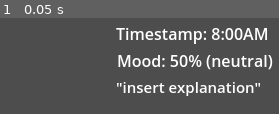
Above: before the commit, frame 1.
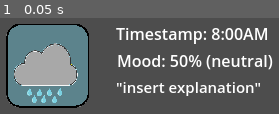
Above: after the commit, the same moment.

Repository: chisatonishikigi479/Hack-Washu-Project-2025-Repo-v2
Game: Godot game, scene res://record_item.tscn
Two runs of this game, one before a commit and one after it. Both use one fixed random seed, a clock stepped at 60 frames per second and the inputs below. This scene is started directly instead of the project's main scene.
Inputs:
- Up to frame 1 (0.05 s): no input

The runs differ from the first frame. In frame 1, 25% of the frame differs, in the area x 2-32%, y 6-94%.
Error in both runs: Invalid access of index '0' on a base object of type: 'Array'. (res://record_item.gd:11)

Commit message:
now done

Diff:
--- a/record_item.gd
+++ b/record_item.gd
@@ -13,14 +13,19 @@
 		var comment = ""
 		if mood <= 0.2:
 			comment = "very down"
+			$WeatherIcon.play("0percent")
 		elif mood > 0.2 and mood <= 0.4:
 			comment = "down"
+			$WeatherIcon.play("20percent")
 		elif mood > 0.4 and mood < 0.6:
 			comment = "neutral"
+			$WeatherIcon.play("40percent")
 		elif mood >= 0.6 and mood < 0.8:
 			comment = "cheerful"
+			$WeatherIcon.play("80percent")
 		elif mood >= 0.8 and mood <= 1.0:
 			comment = "very cheerful"
+			$WeatherIcon.play("100percent")
 		$MoodLabel.text = "Mood: " + str(int(mood * 100.0)) + "%" + " (" + comment + ")"
 		$ExplanationLabel.text = "Your Thoughts: " + "\"" + GlobalData.prompt_responses_during_day[index] + "\""
 
--- a/record_item.tscn
+++ b/record_item.tscn
@@ -1,12 +1,63 @@
-[gd_scene load_steps=2 format=3 uid="uid://dkc2yw0uygx2f"]
+[gd_scene load_steps=8 format=3 uid="uid://dkc2yw0uygx2f"]
 
 [ext_resource type="Script" uid="uid://db7sthfbn2y1g" path="res://record_item.gd" id="1_jd0rc"]
+[ext_resource type="Texture2D" uid="uid://cd0cchs8rg8ui" path="res://0_icontransparent.png" id="2_h2de7"]
+[ext_resource type="Texture2D" uid="uid://bhst1xhmp4wd5" path="res://100_icontransparent.png" id="3_hie51"]
+[ext_resource type="Texture2D" uid="uid://dbsqcm00v0ayf" path="res://20_icontransparent.png" id="3_wflej"]
+[ext_resource type="Texture2D" uid="uid://ddjpojyj0cmai" path="res://40_icontransparent.png" id="4_88pdg"]
+[ext_resource type="Texture2D" uid="uid://b56s3o855gkpj" path="res://80_icontransparent.png" id="6_hie51"]
+
+[sub_resource type="SpriteFrames" id="SpriteFrames_wflej"]
+animations = [{
+"frames": [{
+"duration": 1.0,
+"texture": ExtResource("2_h2de7")
+}],
+"loop": true,
+"name": &"0percent",
+"speed": 5.0
+}, {
+"frames": [{
+"duration": 1.0,
+"texture": ExtResource("3_hie51")
+}],
+"loop": true,
+"name": &"100percent",
+"speed": 5.0
+}, {
+"frames": [{
+"duration": 1.0,
+"texture": ExtResource("3_wflej")
+}],
+"loop": true,
+"name": &"20percent",
+"speed": 5.0
+}, {
+"frames": [{
+"duration": 1.0,
+"texture": ExtResource("4_88pdg")
+}],
+"loop": true,
+"name": &"40percent",
+"speed": 5.0
+}, {
+"frames": [{
+"duration": 1.0,
+"texture": ExtResource("6_hie51")
+}],
+"loop": true,
+"name": &"80percent",
+"speed": 5.0
+}]
 
 [node name="RecordItem" type="Node2D"]
 script = ExtResource("1_jd0rc")
 
 [node name="WeatherIcon" type="AnimatedSprite2D" parent="."]
-position = Vector2(60, 85)
+position = Vector2(68, 57)
+scale = Vector2(0.1, 0.1)
+sprite_frames = SubResource("SpriteFrames_wflej")
+animation = &"0percent"
 
 [node name="MoodLabel" type="RichTextLabel" parent="."]
 offset_left = 137.0
